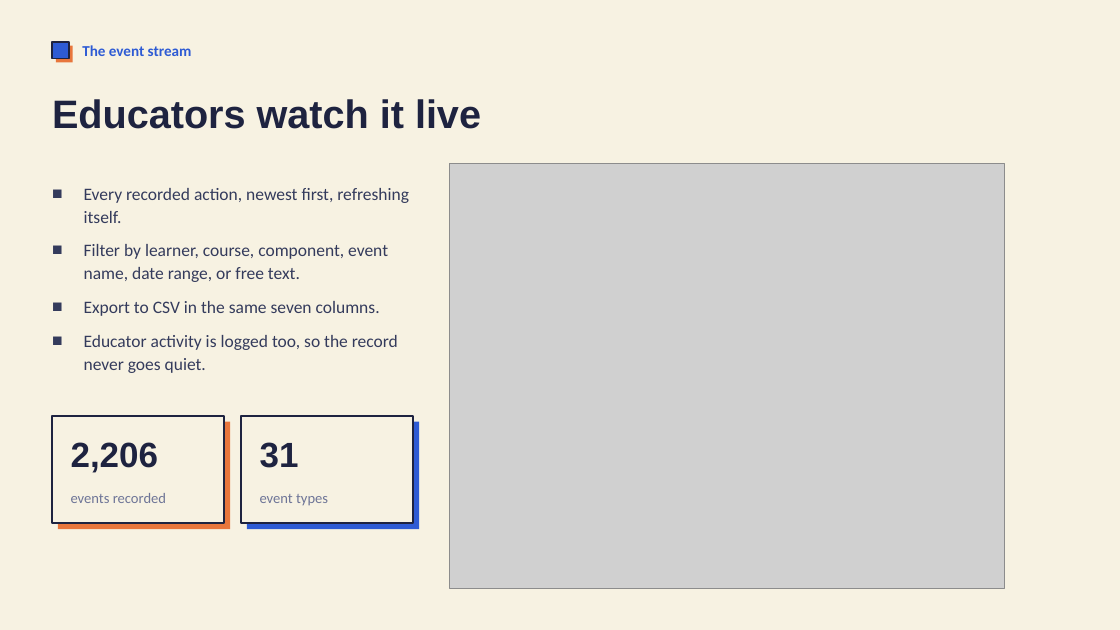
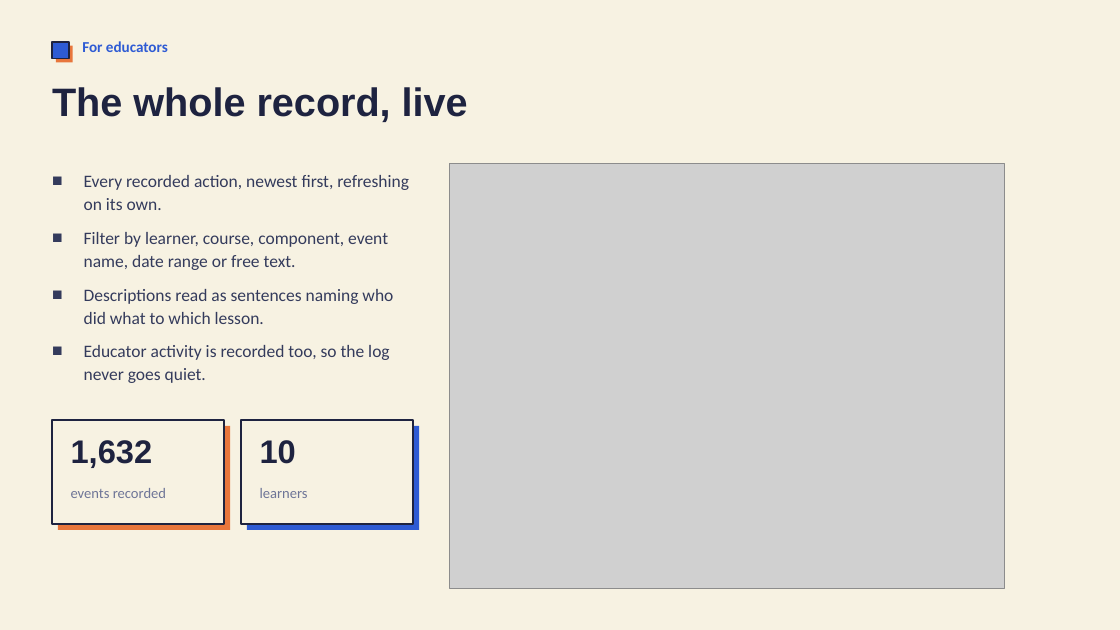
Before and after one commit to ndstab/lumen, a slide deck: slide 8 of docs/presentation.pptx (slide 10 before the commit). Drawn at 1120x630 pixels with LibreOffice and Linux fonts; fonts in the diff are those of the drawing; grey boxes stand for pictures. Boxes give left, top, right and bottom in pixels: in the first picture for what was removed or moved away, otherwise in the second. Text is boxed around its words. In the diff, an @@ line names an element or a change of style, - is before the commit and + after.

Commit message:
Rebuild the presentation around the finished product
The deck was spending a third of its slides on how the project got
made: which audience was picked, the three design directions compared,
and the reasoning for a custom video player over an embed. None of that
is what the product does.

Replaced with slides that show it: what a learner uses, what a lesson
contains, how quizzes behave, what the system records, how deep a
single video event goes, the educator stream, the export format, and
one slide per analytics view. Added the activity chart, which had no
slide at all.

Regenerated the seed data first. The previous dataset had a 490 event
hour from my own tooling that dwarfed every other bar in the activity
chart.

```diff
--- a/docs/presentation.pptx
+++ b/docs/presentation.pptx
@@ text at bbox=[82, 41, 168, 52]: text changed @@
-The event stream
+For educators
@@ text at bbox=[52, 87, 468, 122]: text changed @@
-Educators watch it live
+The whole record, live
@@ text at bbox=[84, 175, 409, 383]: text changed @@
-■ Every recorded action, newest first, refreshing itself.
-■ Filter by learner, course, component, event name, date range, or free text.
-■ Export to CSV in the same seven columns.
-■ Educator activity is logged too, so the record never goes quiet.
+■ Every recorded action, newest first, refreshing on its own.
+■ Filter by learner, course, component, event name, date range or free text.
+■ Descriptions read as sentences naming who did what to which lesson.
+■ Educator activity is recorded too, so the log never goes quiet.
@@ text at bbox=[71, 440, 153, 468]: text changed; size 30 to 28 pt @@
-2,206
+1,632
@@ 4 rectangles: place and size @@
-4 rectangles at bbox=[52, 416, 419, 529]
+4 rectangles at bbox=[52, 420, 419, 530]
@@ text at bbox=[260, 440, 296, 464]: text changed; size 30 to 28 pt @@
-31
+10
@@ vertical alignment middle to top in 7 elements at bbox=[71, 488, 166, 498], bbox=[84, 175, 409, 383], bbox=[82, 41, 168, 52], bbox=[71, 440, 153, 468], bbox=[260, 440, 296, 464], bbox=[52, 87, 468, 122], bbox=[260, 488, 308, 498] @@
@@ text at bbox=[260, 488, 308, 498]: text changed @@
-event types
+learners
```
Also in this commit, not shown: 9 other slides changed, 4 slides added, 4 slides removed, 10 other files.
